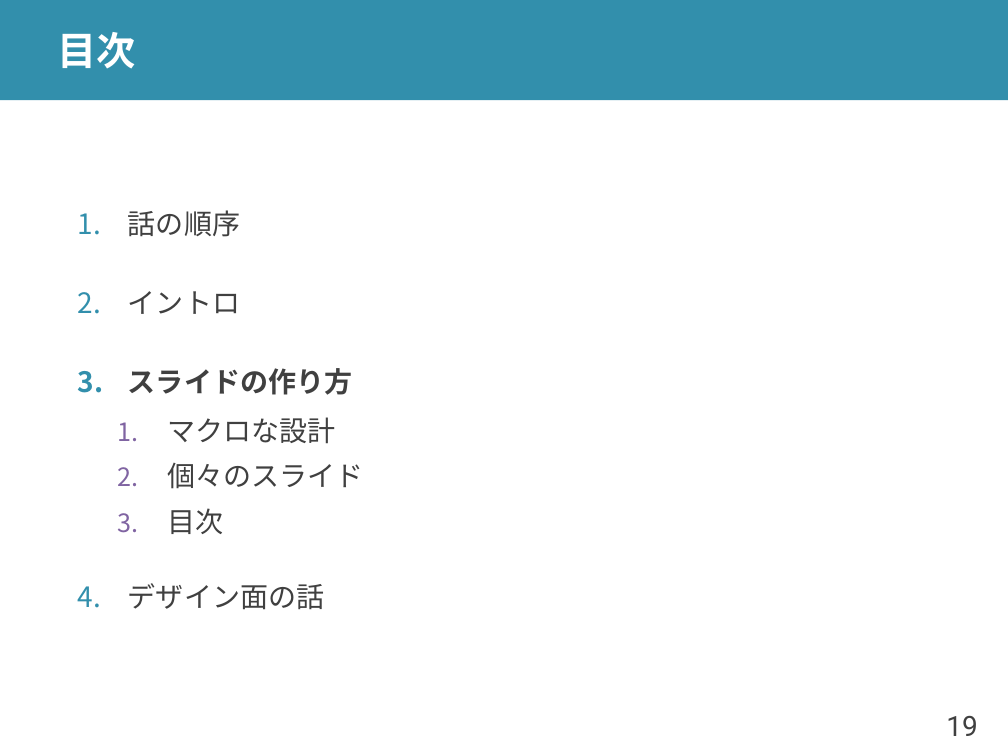
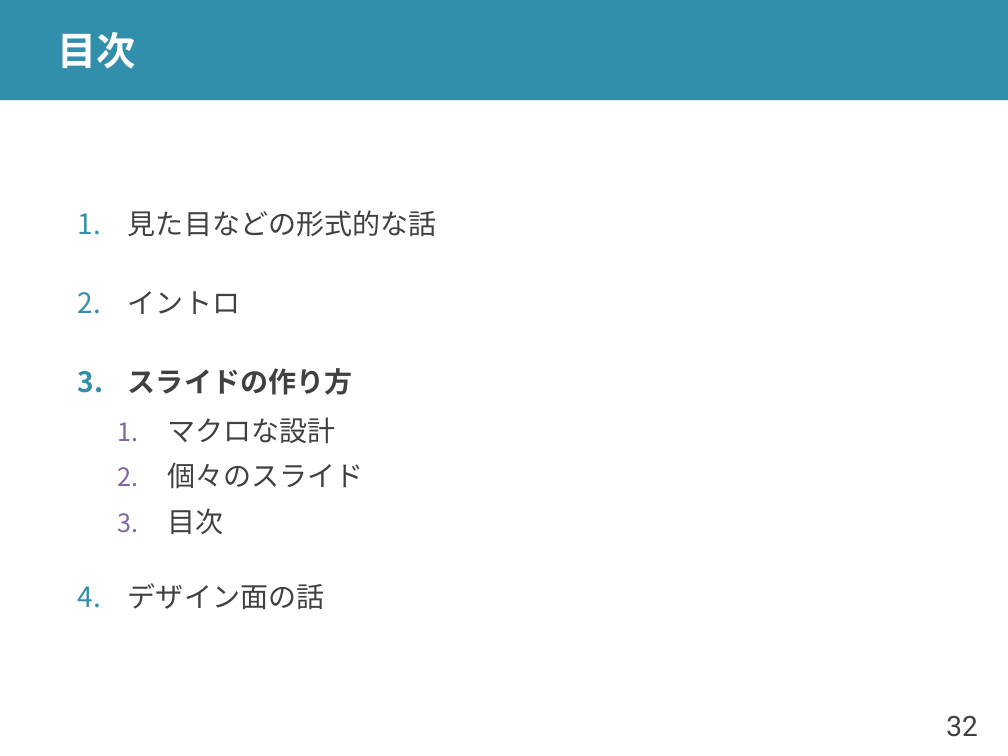
Before and after one commit to shioya-lab/how-to, a slide deck: slide 32 of slide.pptx (slide 19 before the commit). Drawn at 1008x756 pixels with LibreOffice and Linux fonts; fonts in the diff are those of the drawing. Boxes give left, top, right and bottom in pixels: in the first picture for what was removed or moved away, otherwise in the second. Text is boxed around its words. In the diff, an @@ line names an element or a change of style, - is before the commit and + after.

```diff
--- a/slide.pptx
+++ b/slide.pptx
@@ text at (128, 210, 437, 237): text changed @@
-1. 話の順序
+1. 見た目などの形式的な話
@@ page number at (946, 716, 977, 737): text changed @@
-19
+32
```
Also in this commit, not shown: 12 other slides changed, 6 slides added, 1 other file.
